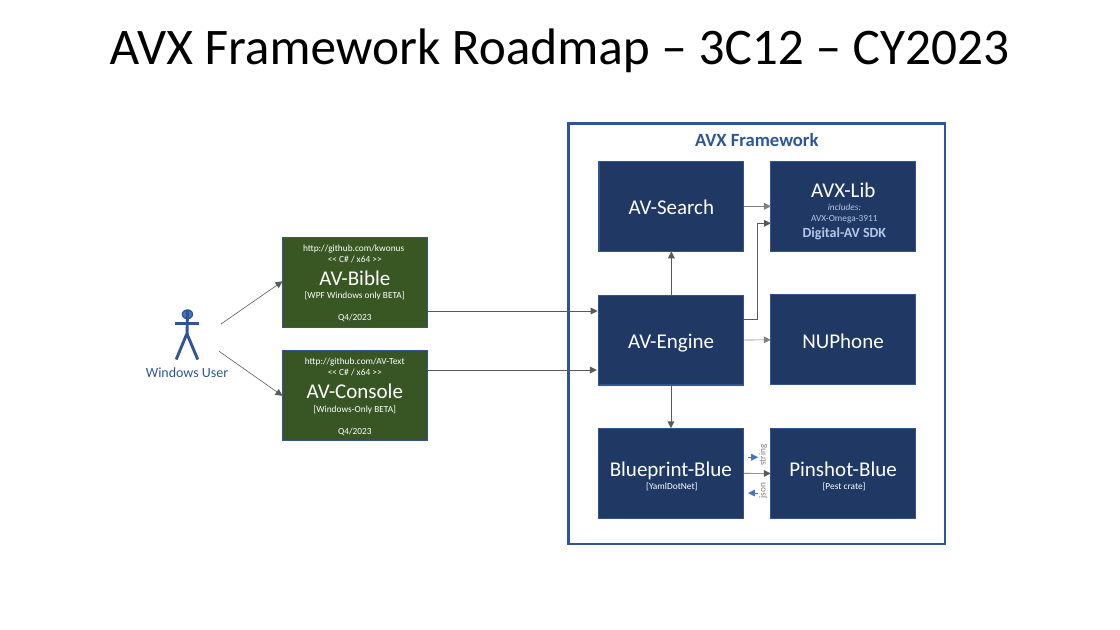
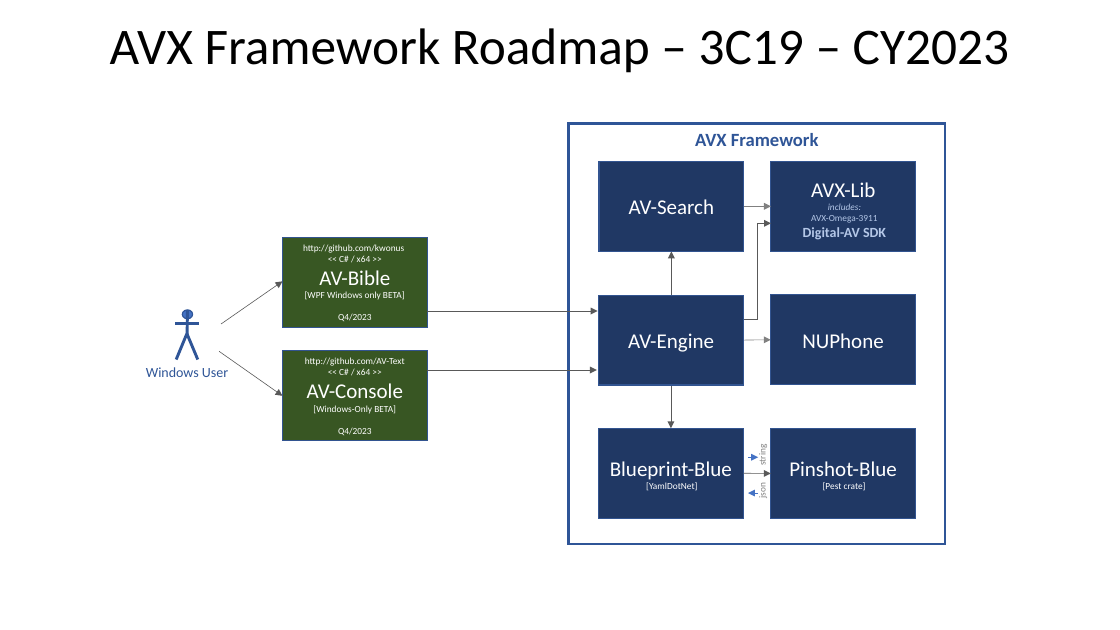
Before and after one commit to kwonus/AV-Engine, a slide deck: slide 3 of AVX-Framework.pptx. Drawn at 1120x630 pixels with LibreOffice and Linux fonts; fonts in the diff are those of the drawing. Boxes give left, top, right and bottom in pixels: in the first picture for what was removed or moved away, otherwise in the second. Text is boxed around its words. In the diff, an @@ line names an element or a change of style, - is before the commit and + after.

Commit message:
Update the roadmap diagrams

```diff
--- a/AVX-Framework.pptx
+++ b/AVX-Framework.pptx
@@ title at bbox=[110, 28, 1009, 73]: text changed @@
-AVX Framework Roadmap – 3C12 – CY2023
+AVX Framework Roadmap – 3C19 – CY2023
```
Also in this commit, not shown: 3 other slides changed, 3 slides removed.
